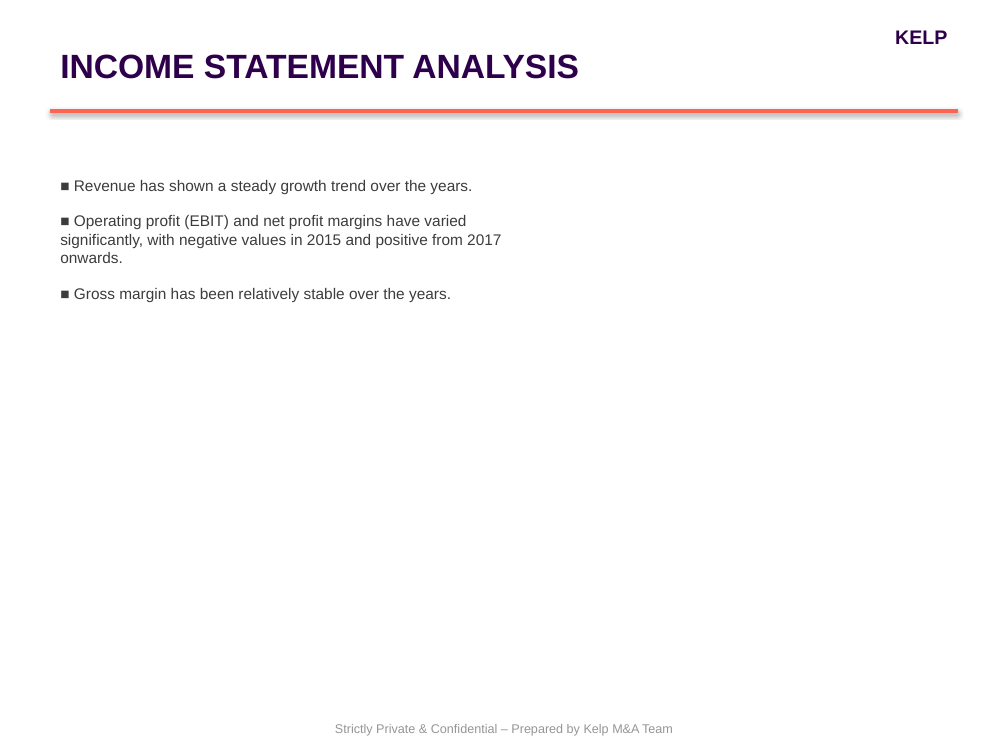
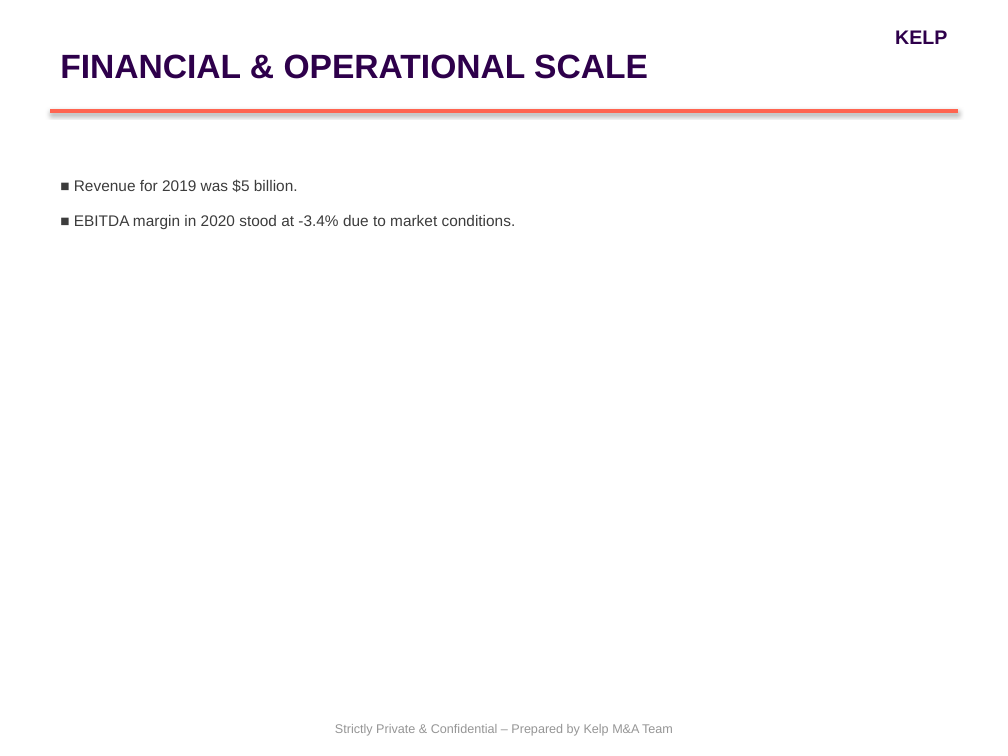
Before and after one commit to PiyushiAnand/Doc_to_PPT, a slide deck: slide 3 of Blind_Teaser_Kalyani Forge_Final.pptx. Drawn at 1008x756 pixels with LibreOffice and Linux fonts; fonts in the diff are those of the drawing. Boxes give left, top, right and bottom in pixels: in the first picture for what was removed or moved away, otherwise in the second. Text is boxed around its words. In the diff, an @@ line names an element or a change of style, - is before the commit and + after.

```diff
--- a/Blind_Teaser_Kalyani Forge_Final.pptx
+++ b/Blind_Teaser_Kalyani Forge_Final.pptx
@@ text at <box>60,54,648,79</box>: text changed @@
-INCOME STATEMENT ANALYSIS
+FINANCIAL & OPERATIONAL SCALE
@@ text at <box>74,179,516,229</box>: text changed @@
-■ Revenue has shown a steady growth trend over the years.
-■ Operating profit (EBIT) and net profit margins have varied significantly, with negative values in 2015 and positive from 2017 onwards.
-■ Gross margin has been relatively stable over the years.
+■ Revenue for 2019 was $5 billion.
+■ EBITDA margin in 2020 stood at -3.4% due to market conditions.
```
Also in this commit, not shown: 2 other slides changed, 14 other files.
